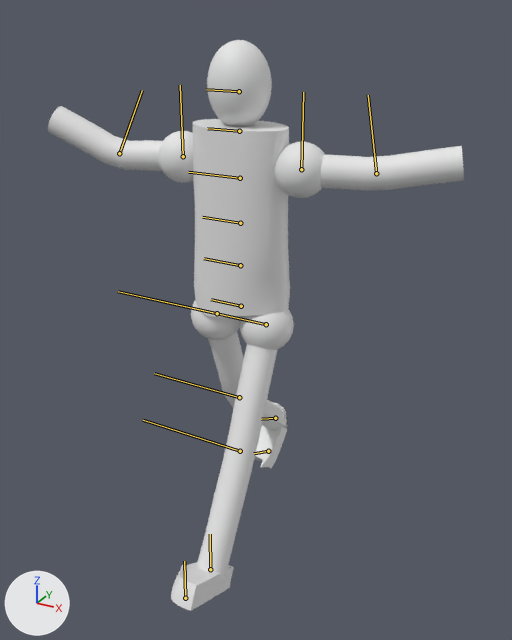
An edit to the FBX model evals/clip_live/walk.fbx, drawn before and after from the same camera.
One viewpoint serves both versions: a camera (50 mm lens) standing at (1.155, -1.994, 1.927) and looking at (0.056, 0.005, 0.927). Lighting does not change. The marker at lower left points along +X, +Y and +Z. The first picture is the older version. Both versions are drawn at frame 1 of the action 'Take 001'; the numbers are the values there. The bones that change, and the others that lie on the model, are drawn over the model as lines.

Names of what the first picture shows: 'humanoid'.
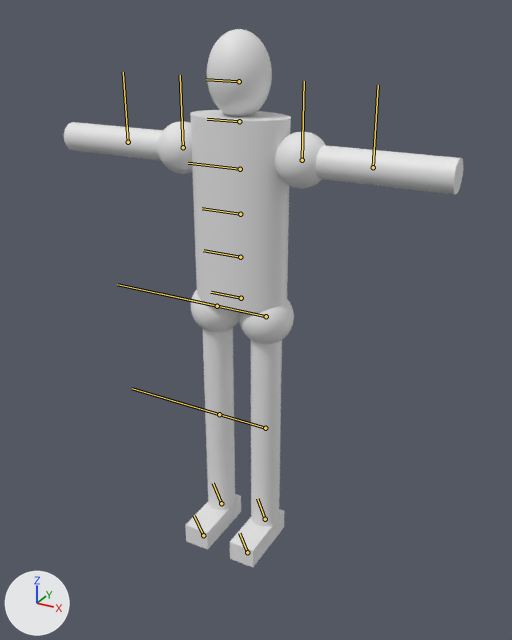
Location of each change, [x1, y1, x2, y2] in pixels of the pictures (512 x 640 px):
```json
{"object": "humanoid", "change": "posed", "before": [48, 40, 464, 611], "after": [64, 29, 463, 568]}
{"bone": "pelvis", "before": "(241, 306) to (211, 299)", "after": "(241, 298) to (211, 292)"}
{"bone": "L_shoulder", "before": "(301, 169) to (303, 92)", "after": "(302, 160) to (304, 81)"}
{"bone": "L_elbow", "before": "(376, 173) to (368, 95)", "after": "(373, 167) to (378, 85)"}
{"bone": "R_shoulder", "before": "(183, 156) to (180, 85)", "after": "(183, 147) to (180, 75)"}
{"bone": "R_elbow", "before": "(119, 153) to (142, 90)", "after": "(128, 142) to (123, 72)"}
{"bone": "L_hip", "before": "(266, 324) to (160, 301)", "after": "(266, 316) to (160, 293)"}
{"bone": "L_knee", "before": "(240, 451) to (143, 420)", "after": "(265, 428) to (172, 400)"}
{"bone": "L_ankle", "before": "(210, 569) to (210, 534)", "after": "(265, 519) to (257, 498)"}
{"bone": "R_hip", "before": "(217, 313) to (118, 291)", "after": "(217, 306) to (117, 284)"}
{"bone": "R_knee", "before": "(239, 397) to (154, 373)", "after": "(219, 414) to (132, 388)"}
{"bone": "R_ankle", "before": "(275, 418) to (261, 419)", "after": "(221, 503) to (213, 483)"}
```

Scene script edits in JSON lines:
```json
{"block": "bone_pelvis", "where": "bone_pelvis = bpy.data.objects['Armature'].pose.bones['pelvis']"}
{"op": "set", "path": "bone_pelvis.location", "old": "(-0.03, 0.0, 0.0)", "new": "(0.0, 0.0, 0.0)"}
{"block": "bone_l_shoulder", "where": "bone_l_shoulder = bpy.data.objects['Armature'].pose.bones['L_shoulder']  # child of 'chest'"}
{"op": "set", "path": "bone_l_shoulder.rotation_quaternion", "old": "(0.991, 0.0, 0.131, 0.0)", "new": "(1.0, 0.0, 0.0, 0.0)", "note": "degrees (0, 15, 0) -> degrees (0, 0, 0)"}
{"block": "bone_l_elbow", "where": "bone_l_elbow = bpy.data.objects['Armature'].pose.bones['L_elbow']  # child of 'L_shoulder'"}
{"op": "set", "path": "bone_l_elbow.rotation_quaternion", "old": "(0.996, 0.0, 0.0, 0.087)", "new": "(1.0, 0.0, 0.0, 0.0)", "note": "degrees (0, 0, 10) -> degrees (0, 0, 0)"}
{"block": "bone_r_shoulder", "where": "bone_r_shoulder = bpy.data.objects['Armature'].pose.bones['R_shoulder']  # child of 'chest'"}
{"op": "set", "path": "bone_r_shoulder.rotation_quaternion", "old": "(0.991, 0.0, 0.131, 0.0)", "new": "(1.0, 0.0, 0.0, 0.0)", "note": "degrees (0, 15, 0) -> degrees (0, 0, 0)"}
{"block": "bone_r_elbow", "where": "bone_r_elbow = bpy.data.objects['Armature'].pose.bones['R_elbow']  # child of 'R_shoulder'"}
{"op": "set", "path": "bone_r_elbow.rotation_quaternion", "old": "(0.976, 0.0, 0.0, 0.216)", "new": "(1.0, 0.0, 0.0, 0.0)", "note": "degrees (0, 0, 25) -> degrees (0, 0, 0)"}
{"block": "bone_l_hip", "where": "bone_l_hip = bpy.data.objects['Armature'].pose.bones['L_hip']  # child of 'pelvis'"}
{"op": "set", "path": "bone_l_hip.rotation_quaternion", "old": "(0.976, 0.0, 0.216, 0.0)", "new": "(1.0, 0.0, 0.0, 0.0)", "note": "degrees (0, 25, 0) -> degrees (0, 0, 0)"}
{"block": "bone_l_knee", "where": "bone_l_knee = bpy.data.objects['Armature'].pose.bones['L_knee']  # child of 'L_hip'"}
{"op": "set", "path": "bone_l_knee.rotation_quaternion", "old": "(0.999, 0.0, 0.044, 0.0)", "new": "(1.0, 0.0, 0.0, 0.0)", "note": "degrees (0, 5, 0) -> degrees (0, 0, 0)"}
{"block": "bone_l_ankle", "where": "bone_l_ankle = bpy.data.objects['Armature'].pose.bones['L_ankle']  # child of 'L_knee'"}
{"op": "set", "path": "bone_l_ankle.rotation_quaternion", "old": "(0.999, 0.0, 0.0, -0.044)", "new": "(1.0, 0.0, 0.0, 0.0)", "note": "degrees (0, 0, -5) -> degrees (0, 0, 0)"}
{"block": "bone_r_hip", "where": "bone_r_hip = bpy.data.objects['Armature'].pose.bones['R_hip']  # child of 'pelvis'"}
{"op": "set", "path": "bone_r_hip.rotation_quaternion", "old": "(0.985, 0.0, -0.174, 0.0)", "new": "(1.0, 0.0, 0.0, 0.0)", "note": "degrees (0, -20, 0) -> degrees (0, 0, 0)"}
{"block": "bone_r_knee", "where": "bone_r_knee = bpy.data.objects['Armature'].pose.bones['R_knee']  # child of 'R_hip'"}
{"op": "set", "path": "bone_r_knee.rotation_quaternion", "old": "(0.966, 0.0, -0.259, 0.0)", "new": "(1.0, 0.0, 0.0, 0.0)", "note": "degrees (0, -30, 0) -> degrees (0, 0, 0)"}
{"block": "bone_r_ankle", "where": "bone_r_ankle = bpy.data.objects['Armature'].pose.bones['R_ankle']  # child of 'R_knee'"}
{"op": "set", "path": "bone_r_ankle.rotation_quaternion", "old": "(0.996, 0.0, 0.0, 0.087)", "new": "(1.0, 0.0, 0.0, 0.0)", "note": "degrees (0, 0, 10) -> degrees (0, 0, 0)"}
```
